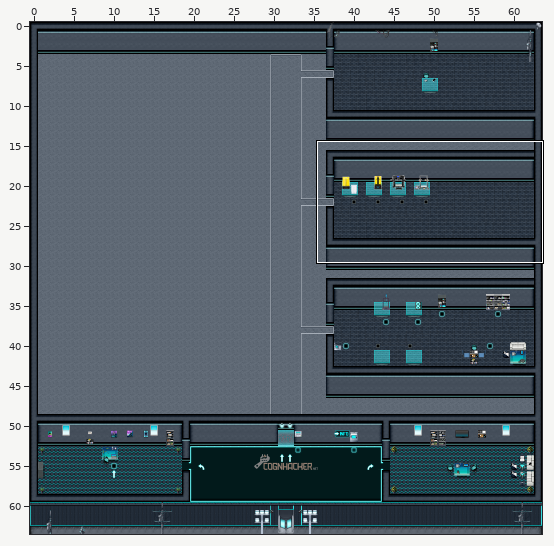
One commit to this Tiled map (JSON): maps/lab.json. Above: a wide view before the commit, with the close-up outlined.
Close-up. The starting point:
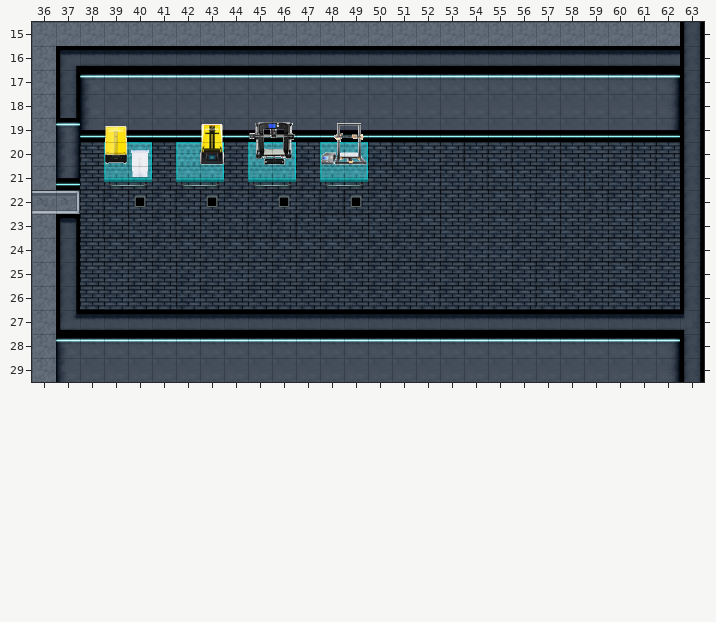
Cells are 32x32 px. Shown: x 36..63, y 15..29. The commit also changed other parts of the map, which this record leaves out.
Once edited:
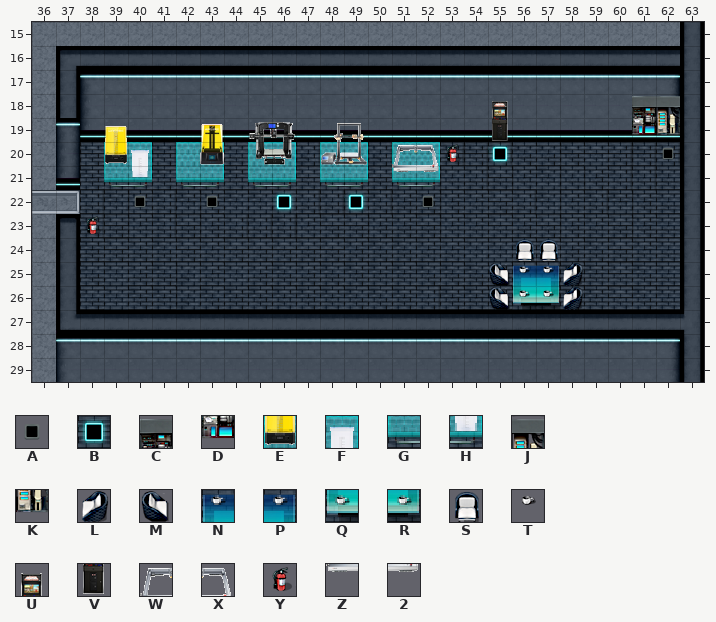
Key: from "Chunk 1": A 119, B 120, C 149, D 151, E 155, F 156, G 157, H 158, J 159, K 160, L 165, M 168, N 169, P 170, Q 172, R 173, S 179, T 207, U 212, V 219, W 227, X 228, Y 229, Z 231, 2 232.
_ is an empty cell.
See-through tiles are keyed as they look on the map.
Changes in this commit:
Layer "belowFurniture":
Tile A now appears in row 20 at x 62; in row 22 at x 52.
The author changed tile A to tile B in row 22 at x 46 and 49.
Tile B now appears in row 20 at x 55.
Layer "furniture":
Tile E now appears in row 20 at x 51.
Tile F now appears in row 20 at x 52.
Tile G now appears in row 21 at x 51.
Tile H now appears in row 21 at x 52.
Tile K now appears in row 19 at x 62.
Tile L now appears in rows 25 to 26 at x 58.
Tile M now appears in rows 25 to 26 at x 55.
Tile N now appears in row 25 at x 56.
Tile P now appears in row 25 at x 57.
Tile Q now appears in row 26 at x 56.
Tile R now appears in row 26 at x 57.
Tile S now appears in row 24 at x 56 to 57.
Layer "aboveFurniture":
Tile 2 now appears in row 21 at x 52.
Tile T now appears in rows 25 to 26 at x 56 to 57.
Tile V now appears in row 19 at x 55.
Tile W now appears in row 20 at x 51.
Tile X now appears in row 20 at x 52.
Tile Y now appears in row 20 at x 53; in row 23 at x 38.
Tile Z now appears in row 21 at x 51.
Layer "abovePlayer2":
Tile C now appears in row 18 at x 61.
Tile D now appears in row 19 at x 61.
Tile J now appears in row 18 at x 62.
Tile U now appears in row 18 at x 55.
Pixel boxes of the changes (left, top, right, bottom) in both close-ups:
added: (488, 101, 512, 164)
added: (632, 94, 680, 160)
added: (392, 142, 464, 208)
changed: (272, 192, 296, 212)
changed: (344, 192, 368, 212)
added: (86, 216, 104, 234)
added: (489, 239, 583, 310)
